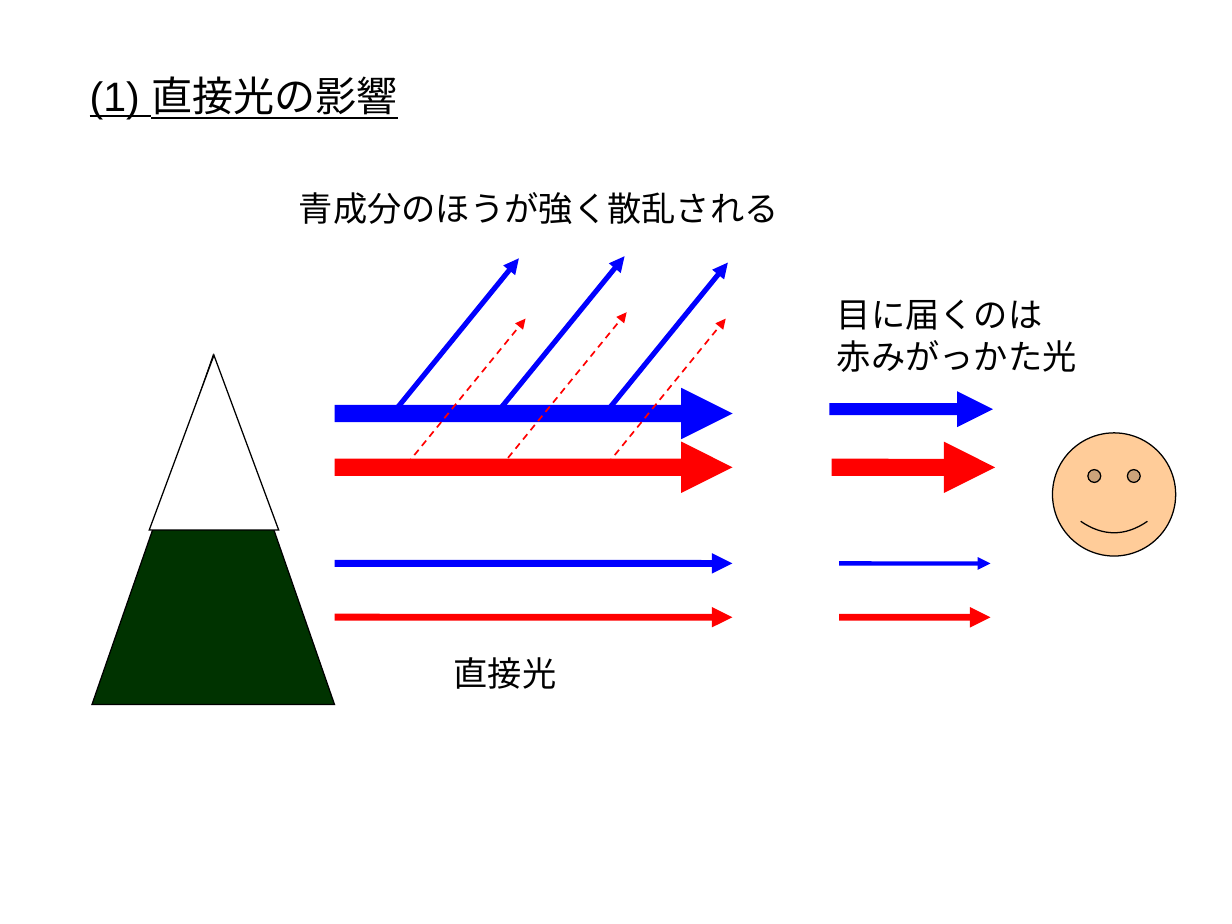
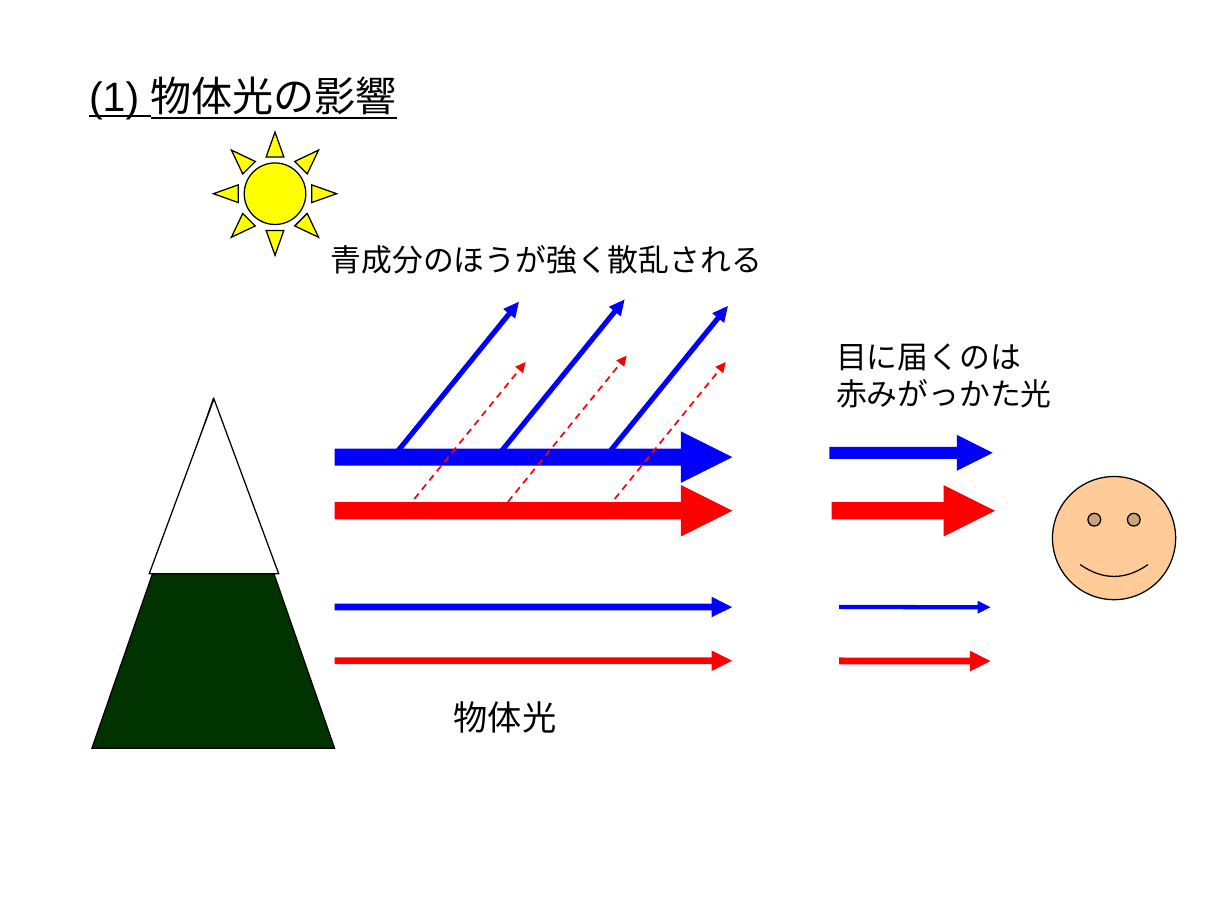
Before and after one commit to kuh96/kuh96.github.io, a slide deck: slide 1 of blog/source/images/blue~2AD99.ppt. Drawn at 1232x924 pixels with LibreOffice and Linux fonts; fonts in the diff are those of the drawing. Boxes give left, top, right and bottom in pixels: in the first picture for what was removed or moved away, otherwise in the second. Text is boxed around its words. In the diff, an @@ line names an element or a change of style, - is before the commit and + after.

```diff
--- a/blog/source/images/blue~2AD99.ppt
+++ b/blog/source/images/blue~2AD99.ppt
@@ text at <box>89,76,397,119</box>: text changed @@
-(1) 直接光の影響
+(1) 物体光の影響
@@ sun added at <box>213,132,336,255</box>, fill #FFFF00, outline #000000 0.74 pt @@
@@ text "青成分のほうが強く散乱される" at <box>331,245,762,274</box>: size 20 to 18 pt @@
@@ text "青成分のほうが強く散乱される": place and size @@
-text "青成分のほうが強く散乱される" at <box>299,192,779,224</box>
+text "青成分のほうが強く散乱される" at <box>331,245,762,274</box>
@@ text "目に届くのは 赤みがっかた光": place and size @@
-text "目に届くのは 赤みがっかた光" at <box>837,299,1077,372</box>
+text "目に届くのは 赤みがっかた光" at <box>836,343,1052,408</box>
@@ text "目に届くのは 赤みがっかた光" at <box>836,343,1052,408</box>: size 20 to 18 pt @@
@@ 14 arrows, 2 triangles, 1 smiley face: place and size @@
-14 arrows, 2 triangles, 1 smiley face at <box>92,256,1175,705</box>
+14 arrows, 2 triangles, 1 smiley face at <box>92,299,1175,749</box>
@@ text at <box>454,701,557,733</box>: text changed @@
-直接光
+物体光
```
Also in this commit, not shown: 1 other slide changed, 23 other files.
